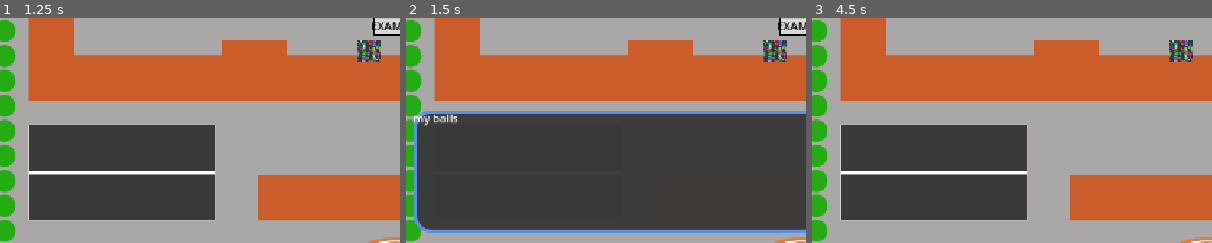
Above: before the commit, frames 1-3 (left to right).
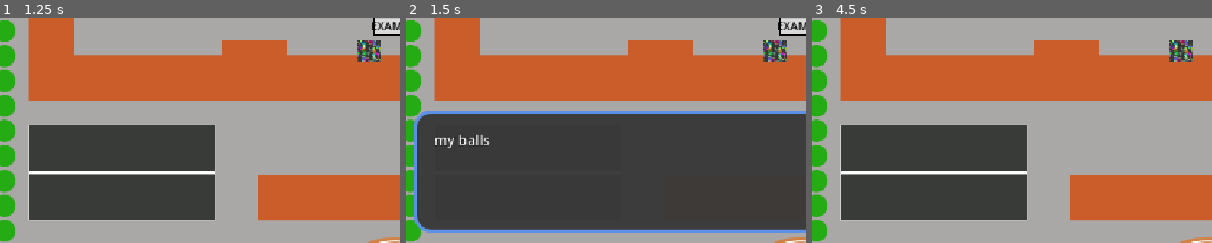
Above: after the commit, the same moments.

Repository: shi-reker/project-skinwalker
Game: Godot game, scene res://Scenes/school.tscn
Two runs of this game, one before a commit and one after it. Both use one fixed random seed, a clock stepped at 60 frames per second and the inputs below. This scene is started directly instead of the project's main scene.
Inputs (mouse positions are % of the whole screen's width and height, from its top left):
- Up to frame 1 (1.25 s): click (50, 50) at 0.5 s
- Up to frame 2 (1.5 s): click "example" at 1.25 s
- Up to frame 3 (4.5 s): click (50, 2) at 2 s; click (9, 22) at 2.75 s; click "example" at 3.5 s; click (50, 50) at 4.25 s
The pictures show only the part of the screen within x 4-54%, y 43-93%; the shares and areas given below are measured in that part.

Frame 1 is identical in both runs. In frame 2, 0.6% of the frame differs, in the area x 2-21%, y 42-58%; in frame 3, nothing differs.

Commit message:
some tweaks

Diff:
--- a/Scenes/Components/dialogue_box.tscn
+++ b/Scenes/Components/dialogue_box.tscn
@@ -3,6 +3,14 @@
 [ext_resource type="Script" uid="uid://bg8n3qmuodx6e" path="res://Scripts/Components/dialogue_box.gd" id="1_10vpv"]
 [ext_resource type="Texture2D" uid="uid://db2yhk6hlwwci" path="res://Assets/Visuals/placeholder dialogue box.png" id="1_c26mk"]
 [ext_resource type="Texture2D" uid="uid://d2flcaaeyhw2j" path="res://Assets/Visuals/placeholder speaker box.png" id="3_ixl7y"]
+
+[sub_resource type="SystemFont" id="SystemFont_ybkmv"]
+
+[sub_resource type="LabelSettings" id="LabelSettings_frki8"]
+font = SubResource("SystemFont_ybkmv")
+font_size = 20
+outline_size = 3
+outline_color = Color(0, 0, 0, 1)
 
 [node name="DialogueBox" type="TextureRect" unique_id=1117392782 node_paths=PackedStringArray("speakerBox", "speakerText", "text")]
 anchors_preset = 8
@@ -37,6 +45,12 @@
 offset_bottom = 23.0
 
 [node name="DialogueText" type="Label" parent="." unique_id=1574403242]
-layout_mode = 0
-offset_right = 40.0
-offset_bottom = 23.0
+custom_maximum_size = Vector2(982, 120)
+layout_mode = 1
+anchors_preset = 15
+anchor_right = 1.0
+anchor_bottom = 1.0
+grow_horizontal = 2
+grow_vertical = 2
+label_settings = SubResource("LabelSettings_frki8")
+autowrap_mode = 3
